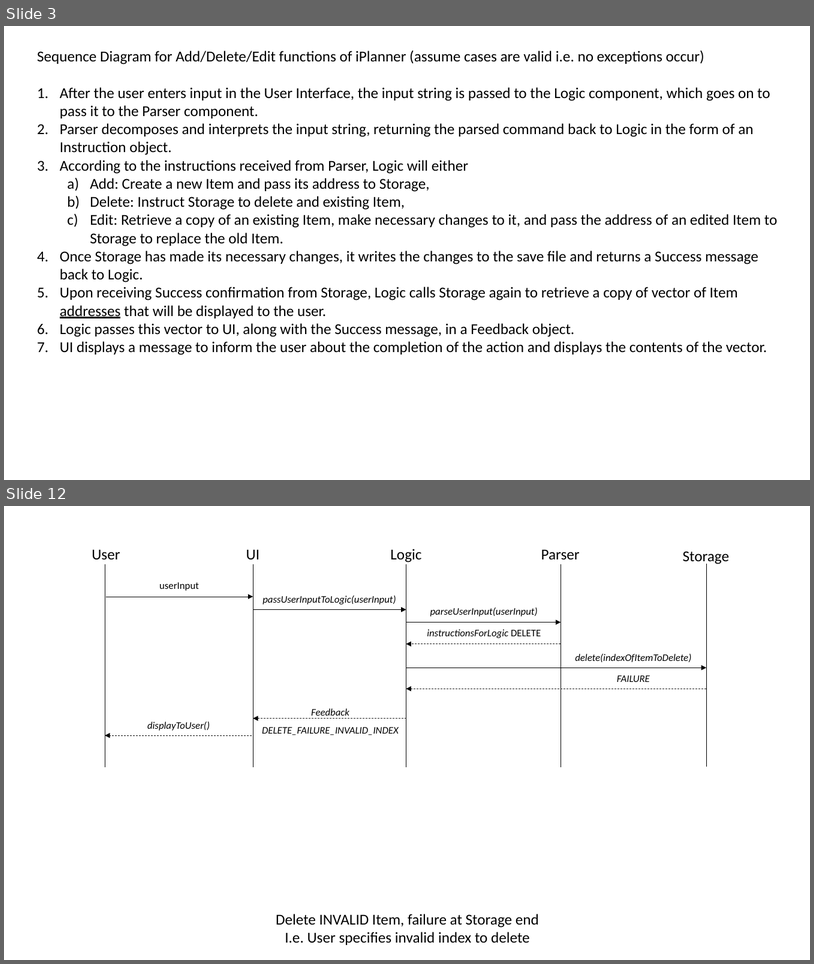
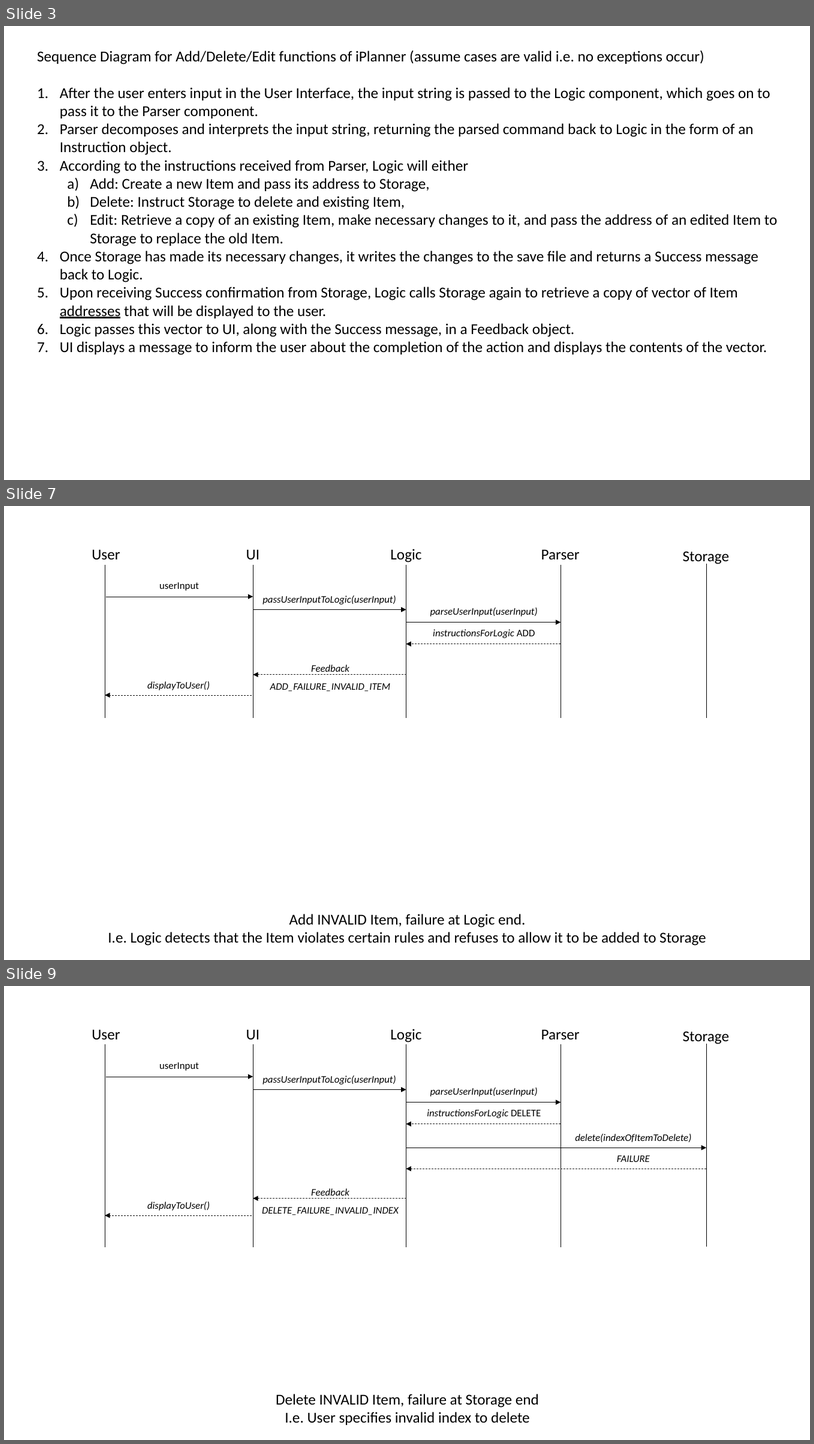
Before and after one commit to cs2103jan2015-f10-2c/main, a slide deck: iPlanner Documentation/[V0.5]/Sequence Diagrams.pptx. Shown one above the other, each under a label of ours: slides 3 and 12 before the commit, slides 3, 7 and 9 after it; the slides between them are not shown. The pictures are 814x964 and 814x1444 pixels, drawn with LibreOffice and Linux fonts; fonts in the diff are those of the drawing. Boxes give left, top, right and bottom in pixels: in the first picture for what was removed or moved away, otherwise in the second. Text is boxed around its words. In the diff, an @@ line names an element or a change of style, - is before the commit and + after.

```diff
--- a/iPlanner Documentation/[V0.5]/Sequence Diagrams.pptx
+++ b/iPlanner Documentation/[V0.5]/Sequence Diagrams.pptx
@@ slide 7 added at (4, 506, 810, 960), background #FFFFFF @@
@@ group added at (92, 549, 730, 718): 5 texts, 5 lines @@
+Logic
+UI
+Parser
+Storage
+User
@@ text added at (159, 582, 199, 591), 12 pt, text #000000 @@
+userInput
@@ text added at (263, 595, 396, 604), 12 pt, text #000000, italic @@
+passUserInputToLogic(userInput)
@@ arrow added from (106, 597) to (253, 597), #000000 0.5 pt @@
@@ arrow added from (253, 609) to (406, 609), #000000 0.5 pt @@
@@ text added at (431, 607, 538, 616), 12 pt, text #000000, italic @@
+parseUserInput(userInput)
@@ arrow added from (406, 622) to (561, 622), #000000 0.5 pt @@
@@ text added at (433, 629, 535, 638), 12 pt, text #000000, italic @@
+instructionsForLogic ADD
@@ arrow added from (561, 644) to (406, 644), #000000 0.5 pt dashed @@
@@ text added at (270, 664, 391, 691), 12 pt, text #000000, italic @@
+Feedback ADD_FAILURE_INVALID_ITEM
@@ text added at (147, 681, 210, 690), 12 pt, text #000000, italic @@
+displayToUser()
@@ arrow added from (406, 675) to (253, 675), #000000 0.5 pt dashed @@
@@ arrow added from (252, 695) to (105, 695), #000000 0.5 pt dashed @@
@@ text added at (108, 913, 707, 945), 18 pt, text #000000 @@
+Add INVALID Item, failure at Logic end.
+I.e. Logic detects that the Item violates certain rules and refuses to allow it to be added to Storage
@@ what was slide 12 is now slide 9 @@
```
Also in this commit, not shown: 2 slides changed, 2 other slides added, 6 slides removed, 11 other files.
